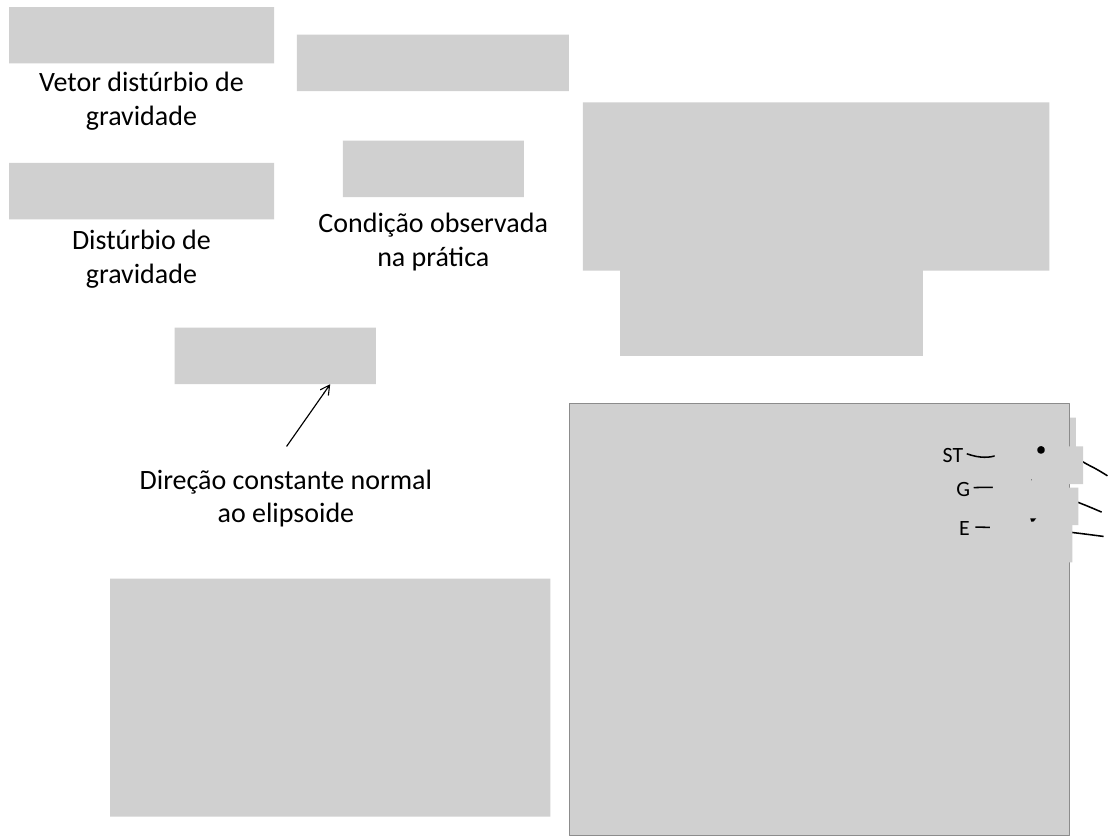
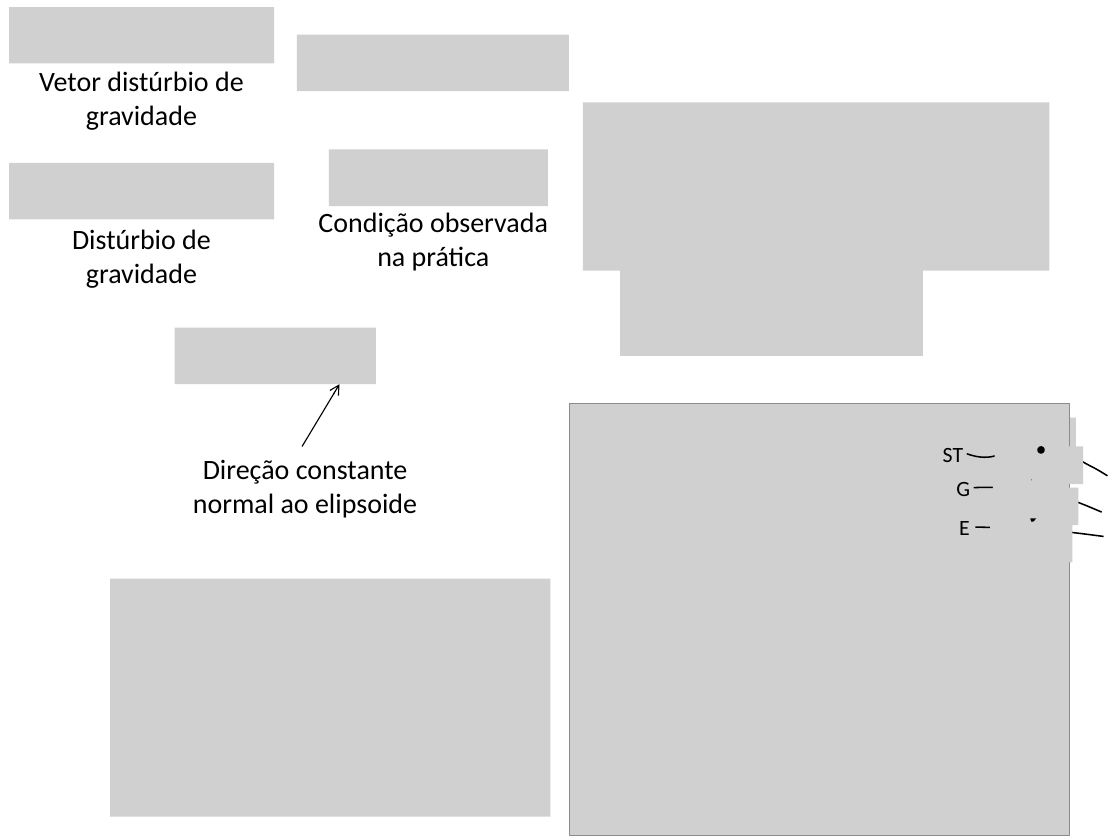
Before and after one commit to pinga-lab/CE-VII-SimBGf-2016, a slide deck: slide 12 of slides/5b_disturbio_gravidade.pptx. Drawn at 1120x840 pixels with LibreOffice and Linux fonts; fonts in the diff are those of the drawing; grey boxes stand for pictures. Boxes give left, top, right and bottom in pixels: in the first picture for what was removed or moved away, otherwise in the second. Text is boxed around its words. In the diff, an @@ line names an element or a change of style, - is before the commit and + after.

```diff
--- a/slides/5b_disturbio_gravidade.pptx
+++ b/slides/5b_disturbio_gravidade.pptx
@@ picture: place and size @@
-picture at bbox=[343, 141, 524, 197]
+picture at bbox=[329, 149, 549, 206]
@@ arrow moved from (287, 447) - (330, 384) to (302, 447) - (339, 384) @@
@@ text "Direção constante normal ao elipsoide" rewrapped from bbox=[140, 469, 432, 527] to bbox=[193, 460, 417, 518] @@
```
Also in this commit, not shown: 11 other slides changed, 1 slide removed.
